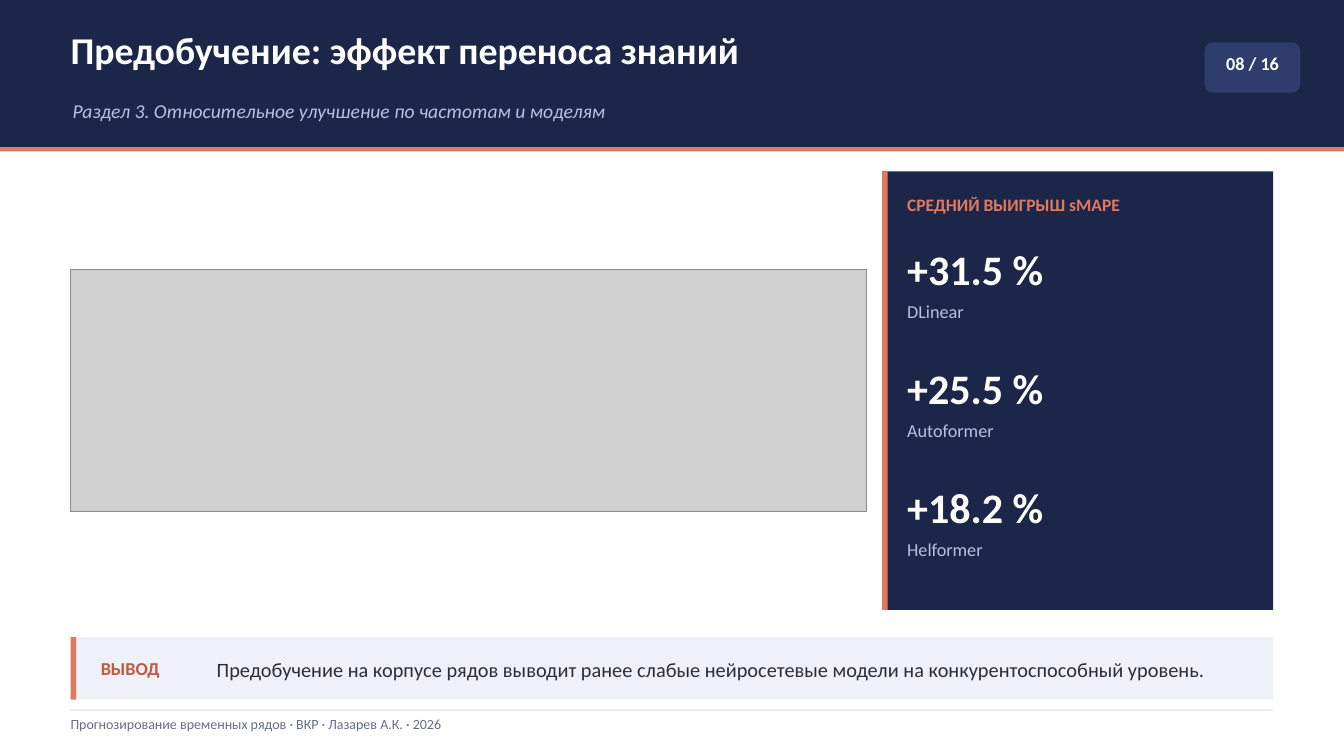
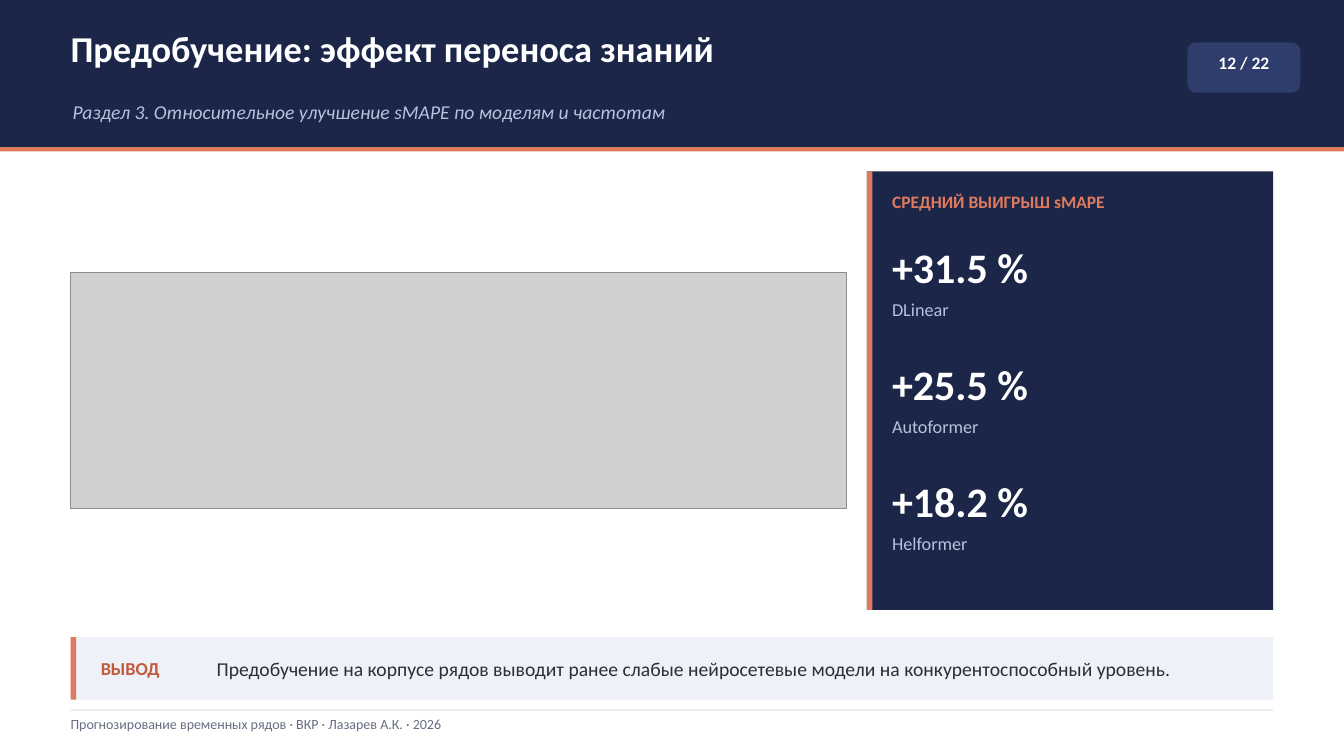
Before and after one commit to Prost444/Hybrid-models-for-TS-processing, a slide deck: slide 12 of docs/Презентация_Лазарев_ВКР.pptx (slide 8 before the commit). Drawn at 1344x756 pixels with LibreOffice and Linux fonts; fonts in the diff are those of the drawing; grey boxes stand for pictures. Boxes give left, top, right and bottom in pixels: in the first picture for what was removed or moved away, otherwise in the second. Text is boxed around its words. In the diff, an @@ line names an element or a change of style, - is before the commit and + after.

```diff
--- a/docs/Презентация_Лазарев_ВКР.pptx
+++ b/docs/Презентация_Лазарев_ВКР.pptx
@@ text "Предобучение: эффект переноса знаний" at box(71, 37, 714, 68): size 27 to 26 pt @@
@@ rounded rectangle: place and size @@
-rounded rectangle at box(1205, 42, 1301, 93)
+rounded rectangle at box(1188, 42, 1301, 93)
@@ text at box(1218, 57, 1270, 69): text changed; size 13 to 12.5 pt @@
-08 / 16
+12 / 22
@@ text at box(73, 106, 665, 122): text changed @@
-Раздел 3. Относительное улучшение по частотам и моделям
+Раздел 3. Относительное улучшение sMAPE по моделям и частотам
@@ rectangle: place and size @@
-rectangle at box(882, 171, 1273, 610)
+rectangle at box(867, 171, 1273, 610)
@@ rectangle: place and size @@
-rectangle at box(882, 171, 888, 610)
+rectangle at box(867, 171, 873, 610)
@@ text "СРЕДНИЙ ВЫИГРЫШ sMAPE": place and size @@
-text "СРЕДНИЙ ВЫИГРЫШ sMAPE" at box(907, 196, 1120, 214)
+text "СРЕДНИЙ ВЫИГРЫШ sMAPE" at box(892, 194, 1105, 211)
@@ text "+31.5 %": place and size @@
-text "+31.5 %" at box(907, 257, 1003, 286)
+text "+31.5 %" at box(892, 255, 988, 284)
@@ picture: place and size @@
-picture at box(71, 270, 867, 512)
+picture at box(71, 273, 847, 509)
@@ text "DLinear": place and size @@
-text "DLinear" at box(907, 305, 964, 318)
+text "DLinear" at box(892, 303, 949, 316)
@@ text "+25.5 %": place and size @@
-text "+25.5 %" at box(907, 376, 1003, 405)
+text "+25.5 %" at box(892, 372, 988, 401)
@@ text "Autoformer": place and size @@
-text "Autoformer" at box(907, 424, 993, 437)
+text "Autoformer" at box(892, 420, 978, 433)
@@ text "+18.2 %": place and size @@
-text "+18.2 %" at box(907, 494, 1003, 524)
+text "+18.2 %" at box(892, 488, 988, 518)
@@ text "Helformer": place and size @@
-text "Helformer" at box(907, 543, 982, 556)
+text "Helformer" at box(892, 537, 967, 550)
@@ text "Предобучение на корпусе рядов выводит ..." at box(217, 662, 1170, 680): size 14.5 to 14 pt @@
```
Also in this commit, not shown: 12 other slides changed, 10 slides added, 1 slide removed, 25 other files.
